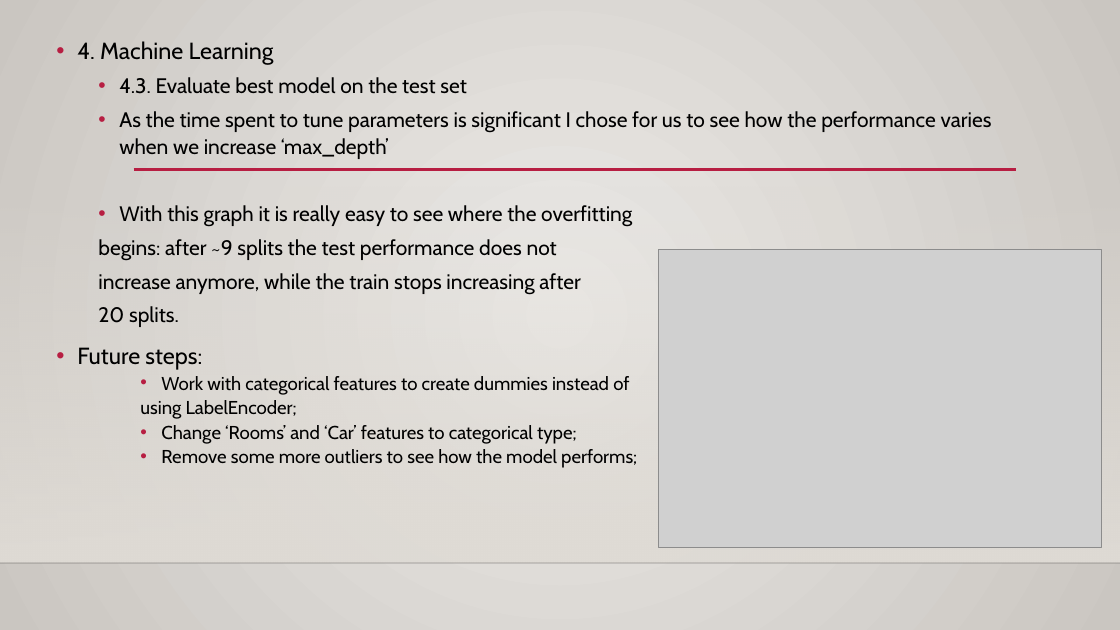
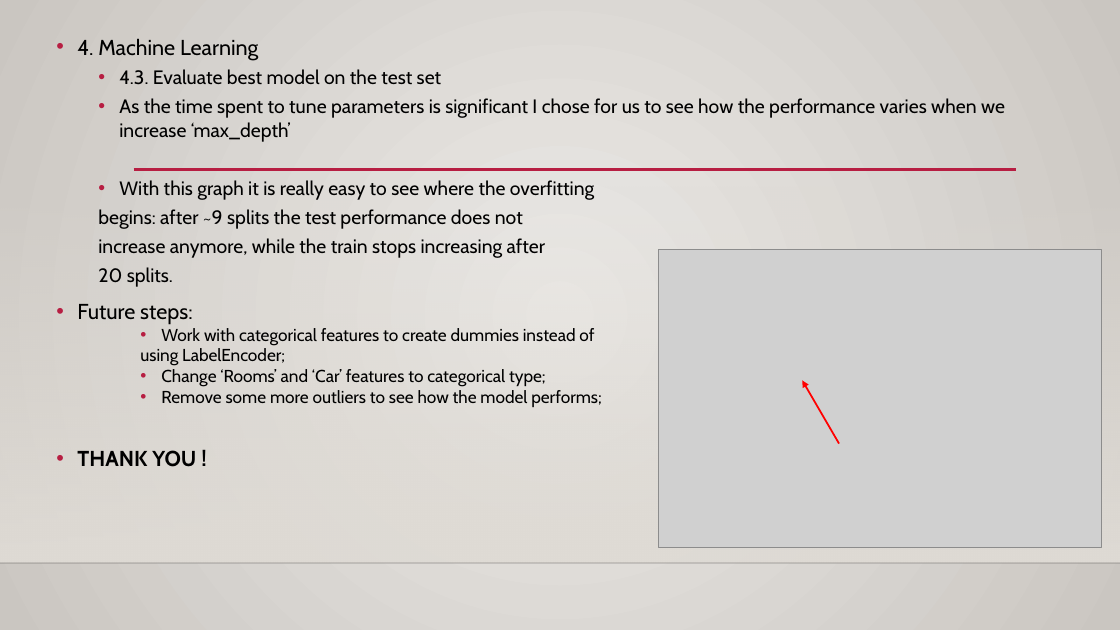
Before and after one commit to evian13/Bootcamp-U3, a slide deck: slide 20 of U3L7 Capstone - Melbourne hosing.pptx. Drawn at 1120x630 pixels with LibreOffice and Linux fonts; fonts in the diff are those of the drawing; grey boxes stand for pictures; background and template pictures are left out. Boxes give left, top, right and bottom in pixels: in the first picture for what was removed or moved away, otherwise in the second. Text is boxed around its words. In the diff, an @@ line names an element or a change of style, - is before the commit and + after.

```diff
--- a/U3L7 Capstone - Melbourne hosing.pptx
+++ b/U3L7 Capstone - Melbourne hosing.pptx
@@ text at [77,39,1005,407]: size 20 to 18.5 pt in "4. Machine Learning", "Future steps:"; size 18 to 16.6 pt in "4.3. Evaluate best model on the test ...", "As the time spent to tune parameters ...", "With this graph it is really easy ...", "begins: after ~9 splits the test performance ..." and 2 more places; size 16 to 14.8 pt in "Work with categorical features to create dummies ...", "using LabelEncoder;", "Change ‘Rooms’ and ‘Car’ features to categorical ...", "Remove some more outliers to see how ..."; line spacing 1.1 to 1 @@
@@ arrow added from (839, 444) to (802, 381), #FF0000 1.5 pt @@
@@ text at [77,450,196,467]: paragraph added @@
+• THANK YOU !
```
Also in this commit, not shown: 2 other slides changed.
